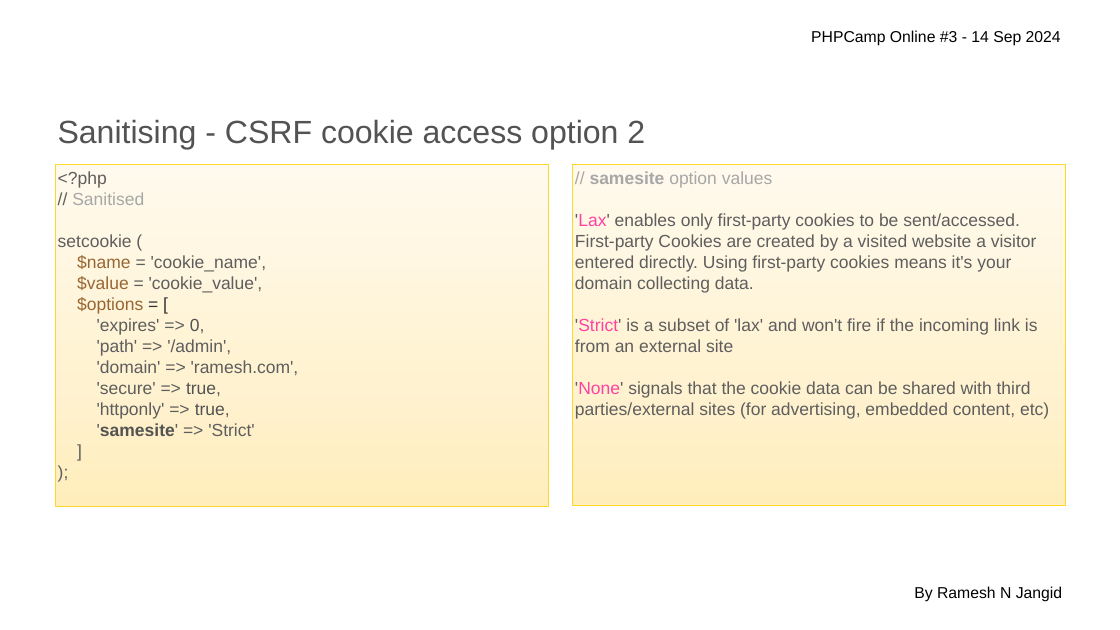
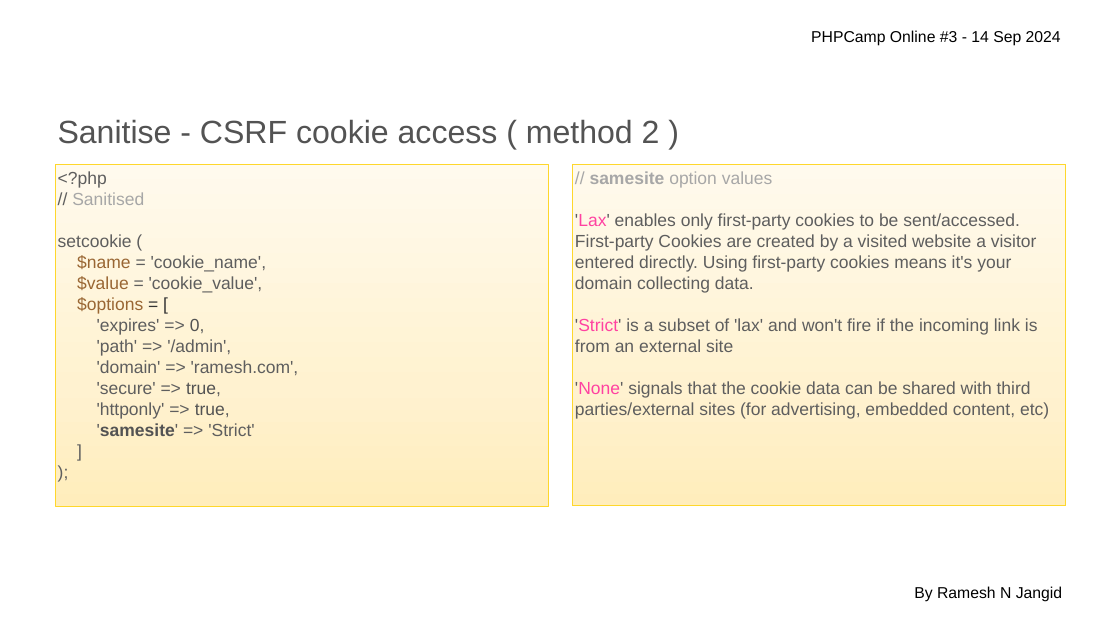
Before and after one commit to polygoncoin/Presentations, a slide deck: slide 7 of PHP-Session-beyond-$_SESSION.pptx. Drawn at 1120x630 pixels with LibreOffice and Linux fonts; fonts in the diff are those of the drawing; background and template pictures are left out. Boxes give left, top, right and bottom in pixels: in the first picture for what was removed or moved away, otherwise in the second. Text is boxed around its words. In the diff, an @@ line names an element or a change of style, - is before the commit and + after.

```diff
--- a/PHP-Session-beyond-$_SESSION.pptx
+++ b/PHP-Session-beyond-$_SESSION.pptx
@@ text at (x1=58, y1=119, x2=660, y2=144): text changed @@
-Sanitising - CSRF cookie access option 2
+Sanitise - CSRF cookie access ( method 2 )
```
Also in this commit, not shown: 8 other slides changed, 2 other files.
